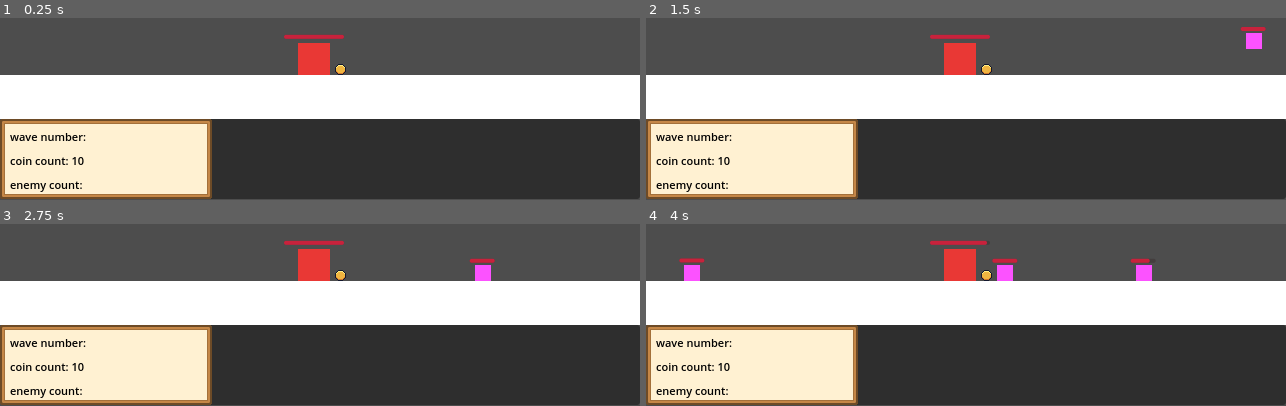
Above: before the commit, frames 1-4 (two rows, left to right).
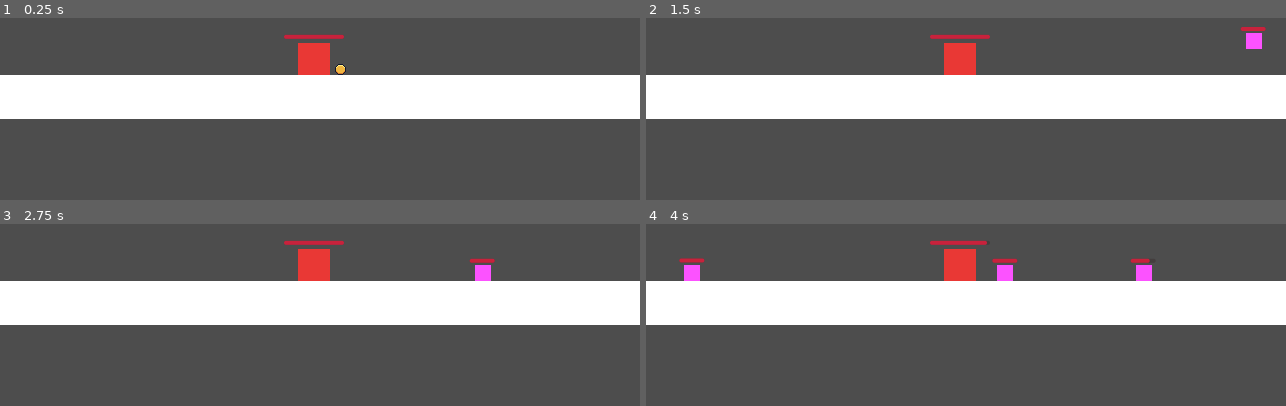
Above: after the commit, the same moments.

Repository: Caneris/Foxhold
Game: Godot game, scene res://scenes/main.tscn
Two runs of this game, one before a commit and one after it. Both use one fixed random seed, a clock stepped at 60 frames per second and the inputs below.
Inputs (mouse positions are in pixels of both pictures, inside the frame that each line leads up to):
- Up to frame 1 (0.25 s): no input
- Up to frame 2 (1.5 s): tap Enter at 0.5 s; drag from (959, 59) to (outside the picture) at 0.52 s; tap Space at 1.25 s; drag from (985, 68) to (934, 92) at 1.27 s
- Up to frame 3 (2.75 s): move the mouse to (556, 273) at 2.02 s; click (556, 273) at 2.17 s
- Up to frame 4 (4 s): drag from (934, 298) to (outside the picture) at 2.77 s; drag from (1190, 273) to (959, 265) at 3.52 s

The runs differ from the first frame. In frame 1, 44% of the frame differs, in the area x 0-100%, y 55-100%; in frame 2, 44%, in the area x 0-100%, y 25-100%; in frame 3, 44%; in frame 4, 44%.

Commit message:
adjusted heart control node

Diff:
--- a/scenes/heart.tscn
+++ b/scenes/heart.tscn
@@ -38,17 +38,20 @@
 [node name="Control" type="Control" parent="."]
 layout_mode = 3
 anchors_preset = 0
-offset_right = 40.0
-offset_bottom = 40.0
+offset_left = -16.0
+offset_top = -16.0
+offset_right = 16.0
+offset_bottom = 16.0
+mouse_filter = 2
 
 [node name="HealthBar" type="ProgressBar" parent="Control"]
 unique_name_in_owner = true
 texture_filter = 1
 layout_mode = 0
-offset_left = -30.0
-offset_top = -24.0
-offset_right = 30.0
-offset_bottom = -20.0
+offset_left = -14.0
+offset_top = -8.0
+offset_right = 46.0
+offset_bottom = -4.0
 theme_override_styles/background = SubResource("StyleBoxFlat_v30as")
 theme_override_styles/fill = SubResource("StyleBoxFlat_ycbwg")
 value = 50.0
--- a/scenes/main.tscn
+++ b/scenes/main.tscn
@@ -14,6 +14,7 @@
 script = ExtResource("1_tipki")
 
 [node name="UI_Layer" type="CanvasLayer" parent="."]
+visible = false
 
 [node name="UI" parent="UI_Layer" instance=ExtResource("2_85g3d")]
 
